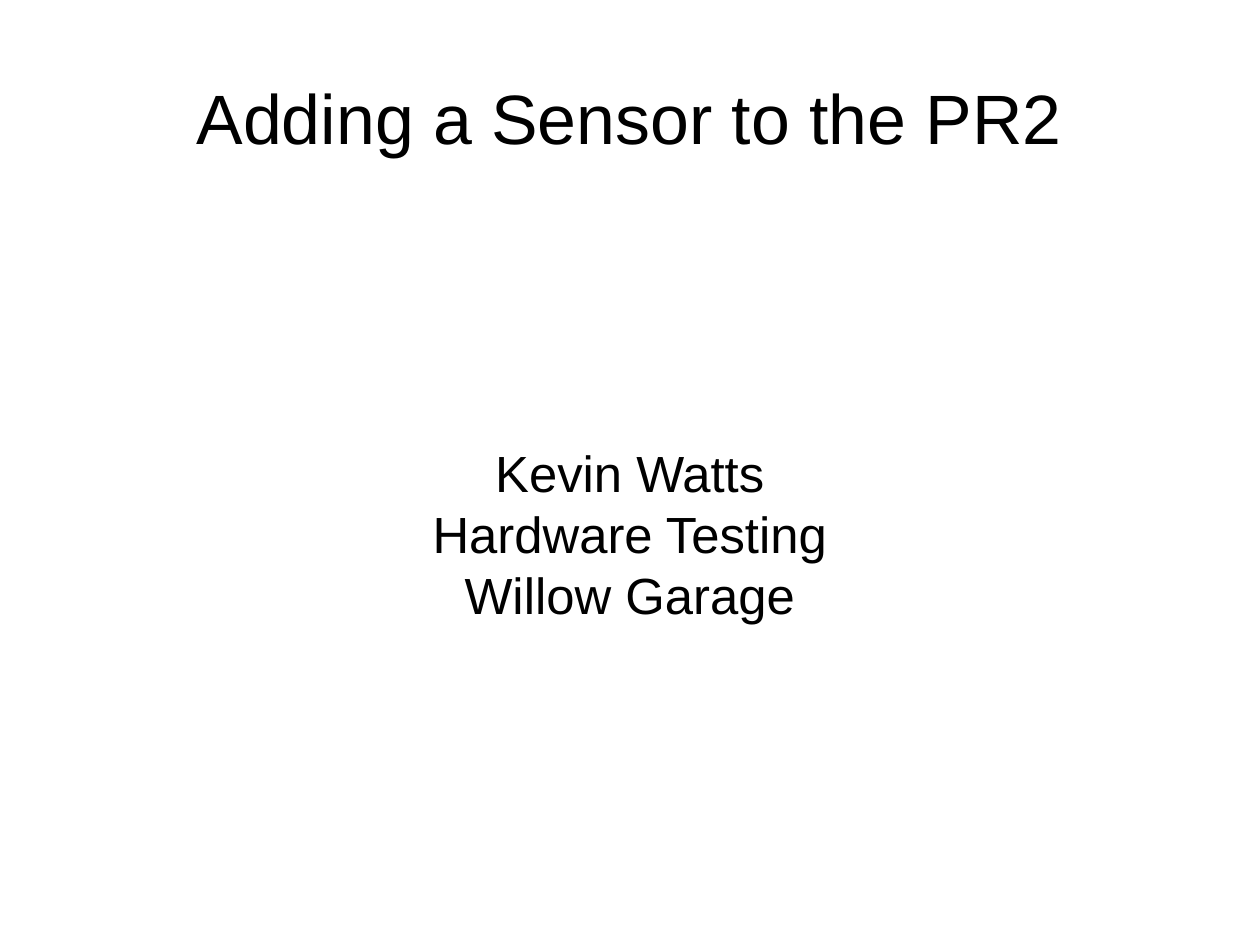
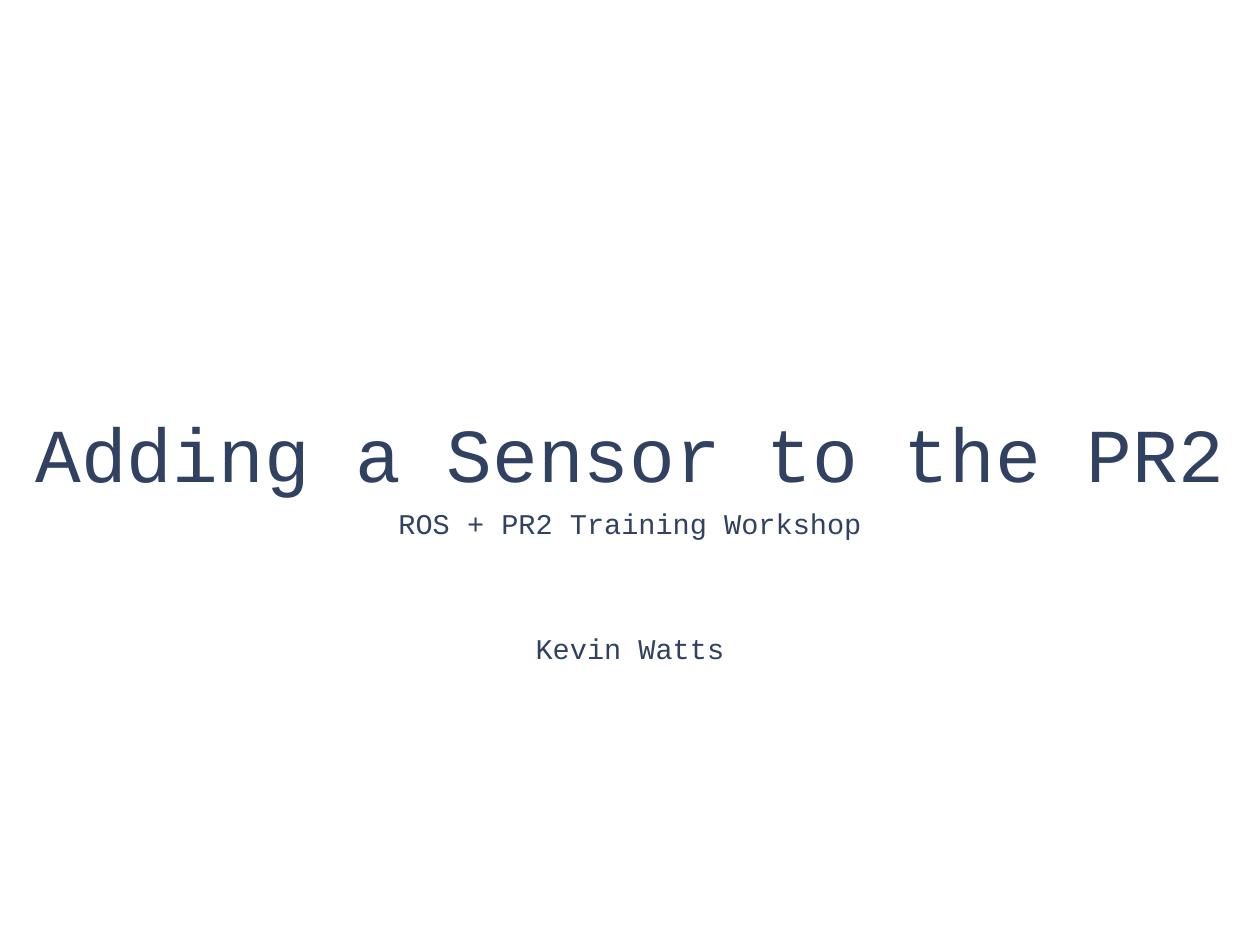
Before and after one commit to PR2/pr2_docs, a slide deck: slide 1 of pr2_training_workshop/modifying_pr2/adding_sensor.odp. Drawn at 1260x945 pixels with LibreOffice and Linux fonts; fonts in the diff are those of the drawing. Boxes give left, top, right and bottom in pixels: in the first picture for what was removed or moved away, otherwise in the second. Text is boxed around its words. In the diff, an @@ line names an element or a change of style, - is before the commit and + after.

```diff
--- a/pr2_training_workshop/modifying_pr2/adding_sensor.odp
+++ b/pr2_training_workshop/modifying_pr2/adding_sensor.odp
@@ text "Adding a Sensor to the ...": place and size @@
-text "Adding a Sensor to the ..." at (197,93,1062,157)
+text "Adding a Sensor to the ..." at (36,427,1224,498)
@@ text "Adding a Sensor to the ..." at (36,427,1224,498): size 44 to 48 pt, font Arial to Courier New, text colour #000000 to #314162; vertical alignment middle to top @@
@@ subtitle removed at (433,455,827,624) @@
-Kevin Watts
-Hardware Testing
-Willow Garage
@@ text added at (398,513,861,660), 18 pt, text #314162 @@
+ROS + PR2 Training Workshop
+Kevin Watts
```
Also in this commit, not shown: 14 other slides changed.
